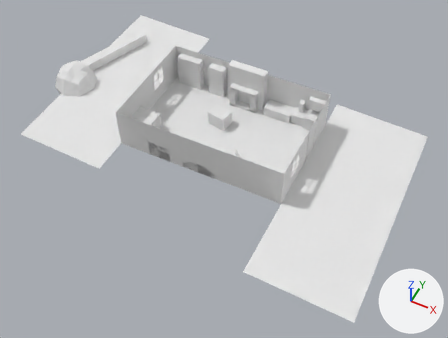
Renders of the Blender file Map.blend from each side of a commit.
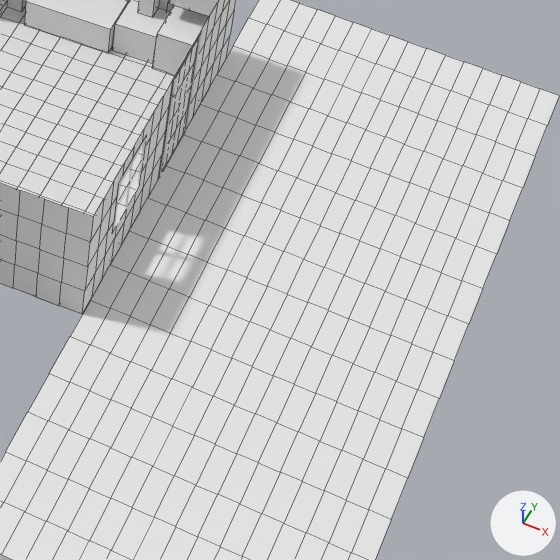
The first picture shows the older version from a 50 mm camera at (8.61, -17.28, 19.29) aimed at (0.57, -1.21, -0.8). The close-ups show both versions on the part from 57% to 96% of the width and 32% to 83% of the height of that picture; other places that the commit changed are outside them. The axes (+X, +Y, +Z) are drawn at lower right. The lights are the same throughout. The close-ups show mesh edges as thin lines.

The older version as bpy lines, for what is in view:
```python
me_cube_033 = bpy.data.meshes.new('Cube.033')
me_cube_033.from_pydata(...)  # 476 vertices, 359 faces; spans x -72.0..78.0, y -4.0..4.0, z -1.0..1.0
me_cube_033.materials.append(mat_material_woodwall)  # its picture is missing
me_cube_039 = bpy.data.meshes.new('Cube.039')
me_cube_039.from_pydata(...)  # a box spanning x -1.0..1.0, y -1.0..1.0, z -1.0..1.0
me_cube_039.materials.append(mat_material_norender)  # white #e7e7e7
me_plane_012 = bpy.data.meshes.new('Plane.012')
me_plane_012.from_pydata(...)  # 289 vertices, 256 faces; spans x -3.12..1.13, y -5.65..4.52, z 0.0
me_plane_012.materials.append(mat_material_grass)  # its picture is missing
ob_cube_006 = bpy.data.objects.new('Cube.006', me_cube_039)
ob_cube_006.parent = ob_placeholders
ob_cube_006.location = (1.65, 2.175, 0.225)
ob_cube_006.scale = (0.625, 0.312, 0.225)
ob_plane_001 = bpy.data.objects.new('Plane.001', me_plane_012)
ob_plane_001.location = (6.87, -0.5, 0.0)
ob_walls = bpy.data.objects.new('Walls', me_cube_033)
ob_walls.location = (-0.14, 0.08, 0.91)
ob_walls.scale = (0.05, 0.625, 0.9)
# also in view: 'Floor' at (0.0, 0.0, 0.0); 'Cube.005' at (2.6, 2.22, 0.5); 'Window-door' at (3.75, -1.25, 1.13); 'Cube.023' at (3.75, 0.5, 0.88); 'Cube.022' at (3.3, 2.17, 0.32)
```
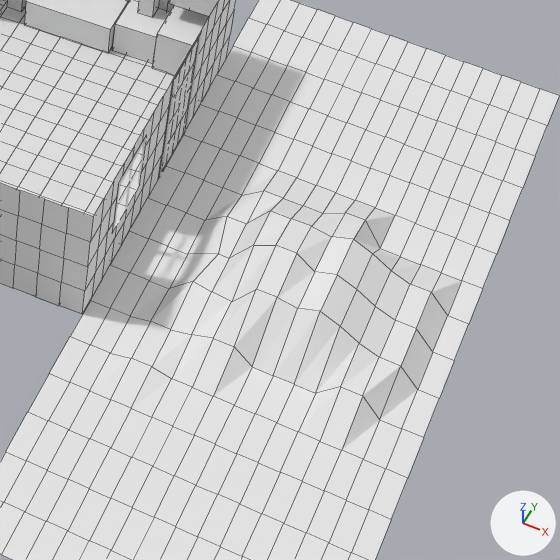
Location of each change, (x1, y1, x2, y2) in pixels of the close-ups (560 x 560 px; the box of a moved part takes in the faces that stretch with it):
part 1 of me_plane_012, moved or reshaped
    both: (90, 163, 462, 459)

The change in detail:
me_plane_012 is used by ob_plane_001; location (6.87, -0.5, 0.0).
me_plane_012 had 289 vertices, 256 faces and spanned x -3.12..1.13, y -5.65..4.52, z 0.0.
me_plane_012 now has 289 vertices, 256 faces and spans x -3.12..1.13, y -5.65..4.52, z 0.0..0.77.
me_plane_012 part 1: 48 of 289 vertices moved; they spanned x -2.32..0.6, y -2.41..0.7, z 0.0 and now span x -2.32..0.6, y -2.41..0.7, z 0.07..0.77; mean shift (0.0, 0.0, 0.39); largest move (-0.99, -0.58, 0.0) -> (-0.99, -0.58, 0.77).
